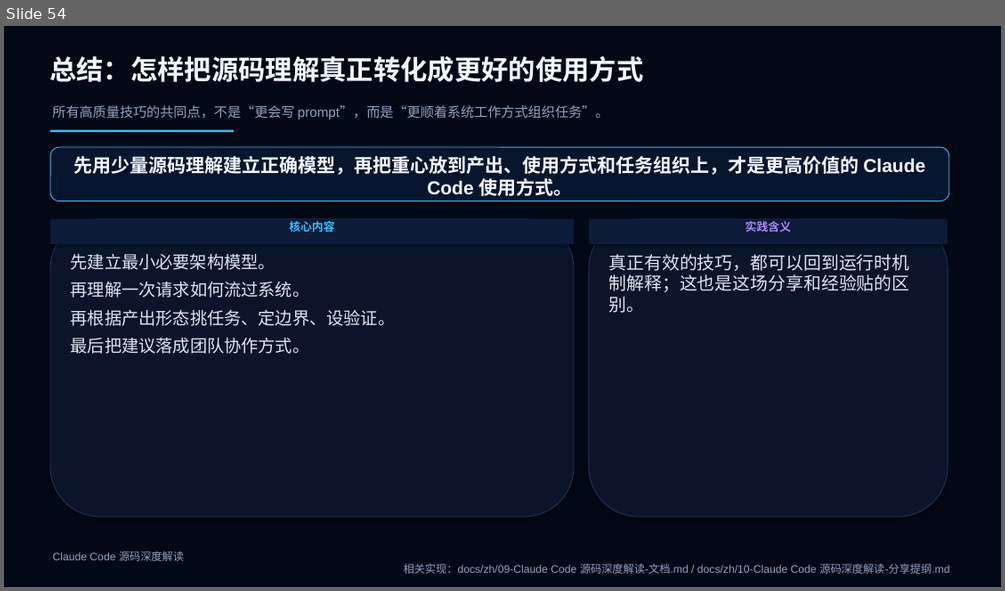
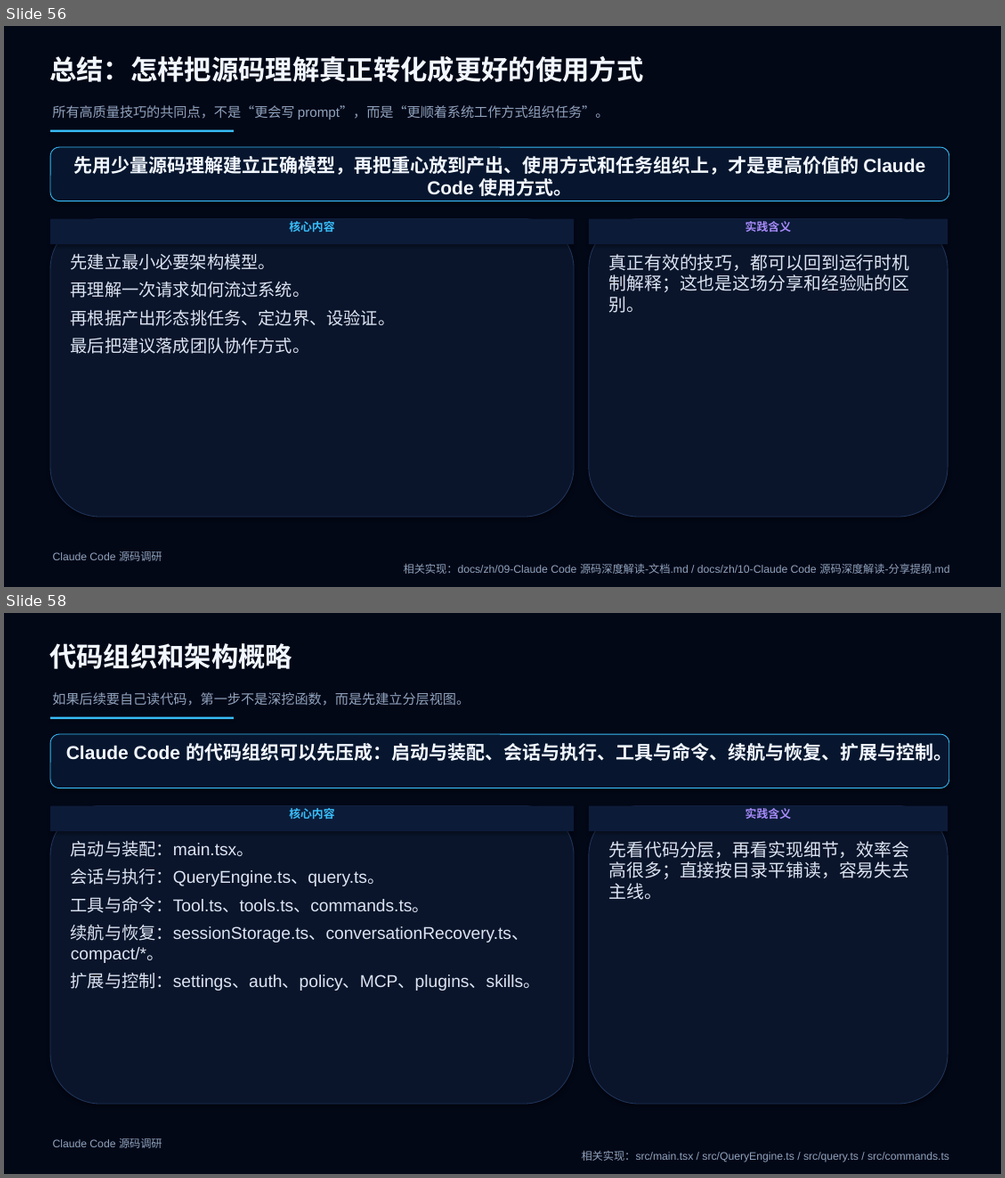
Before and after one commit to boboliu-1010/ccode, a slide deck: docs/zh/10-Claude Code 源码深度解读.pptx. Shown one above the other, each under a label of ours: slide 54 before the commit, slides 56 and 58 after it; the slides between them are not shown. The pictures are 1005x591 and 1005x1178 pixels, drawn with LibreOffice and Linux fonts; fonts in the diff are those of the drawing. Boxes give left, top, right and bottom in pixels: in the first picture for what was removed or moved away, otherwise in the second. Text is boxed around its words. In the diff, an @@ line names an element or a change of style, - is before the commit and + after.

```diff
--- a/docs/zh/10-Claude Code 源码深度解读.pptx
+++ b/docs/zh/10-Claude Code 源码深度解读.pptx
@@ slide 58 added at <box>4,613,1001,1174</box>, background #030817 @@
@@ text added at <box>49,643,292,669</box>, 26 pt, text #F2F7FF, bold @@
+代码组织和架构概略
@@ text added at <box>52,692,469,706</box>, 13 pt, text #90A2BC @@
+如果后续要自己读代码，第一步不是深挖函数，而是先建立分层视图。
@@ rectangle added at <box>50,717,234,719</box>, fill #38BDF8 @@
@@ rounded rectangle added at <box>50,734,949,788</box>, fill #07162E, outline #38BDF8 0.75 pt, 18 pt, text #F2F7FF, bold @@
+Claude Code 的代码组织可以先压成：启动与装配、会话与执行、工具与命令、续航与恢复、扩展与控制。
@@ rounded rectangle added at <box>50,806,574,1103</box>, fill #0A152B, outline #20345A 0.75 pt @@
@@ rectangle added at <box>50,806,574,831</box>, fill #0C1B38, 11 pt, text #38BDF8, bold @@
+核心内容
@@ rounded rectangle added at <box>589,806,947,1103</box>, fill #0A152B, outline #20345A 0.75 pt @@
@@ rectangle added at <box>589,806,947,831</box>, fill #0C1B38, 11 pt, text #A78BFA, bold @@
+实践含义
@@ text added at <box>71,841,541,990</box>, 16.5 pt, text #DCE4F2 @@
+启动与装配：main.tsx。
+会话与执行：QueryEngine.ts、query.ts。
+工具与命令：Tool.ts、tools.ts、commands.ts。
+续航与恢复：sessionStorage.ts、conversationRecovery.ts、compact/*。
+扩展与控制：settings、auth、policy、MCP、plugins、skills。
@@ text added at <box>609,841,910,900</box>, 17 pt, text #DCE4F2 @@
+先看代码分层，再看实现细节，效率会高很多；直接按目录平铺读，容易失去主线。
@@ text added at <box>53,1138,949,1162</box>, 10.5 pt, text #90A2BC @@
+Claude Code 源码调研
+相关实现：src/main.tsx / src/QueryEngine.ts / src/query.ts / src/commands.ts
@@ what was slide 54 is now slide 56 @@
@@ slide 56 changed as well @@
@@ text at <box>53,551,162,561</box>: text changed @@
-Claude Code 源码深度解读
+Claude Code 源码调研
```
Also in this commit, not shown: 53 other slides changed, 5 other slides added, 1 other file.
